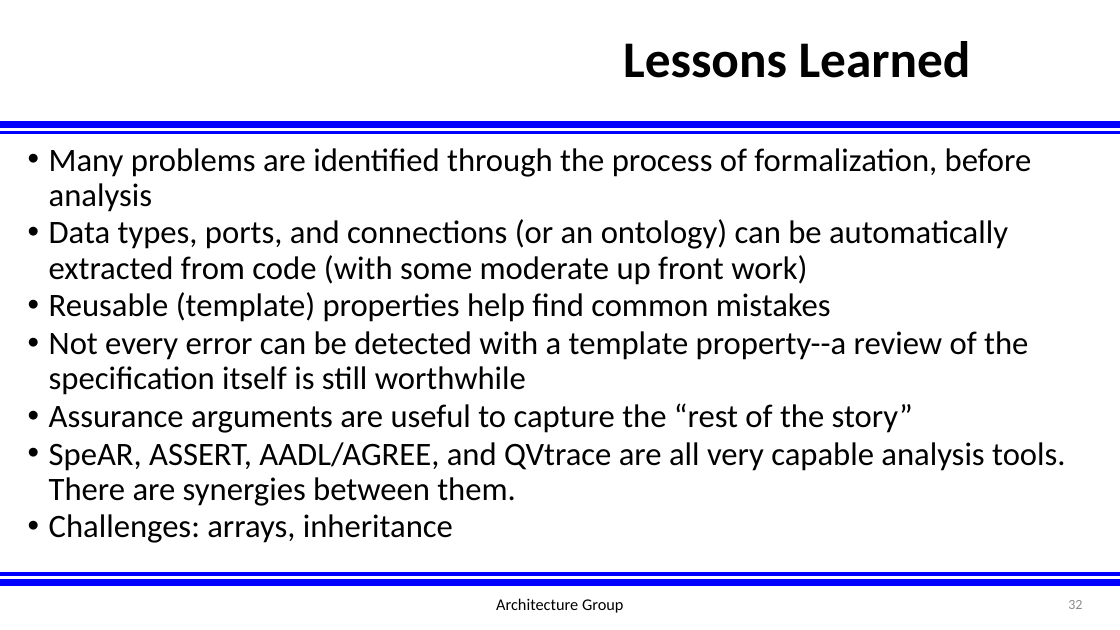
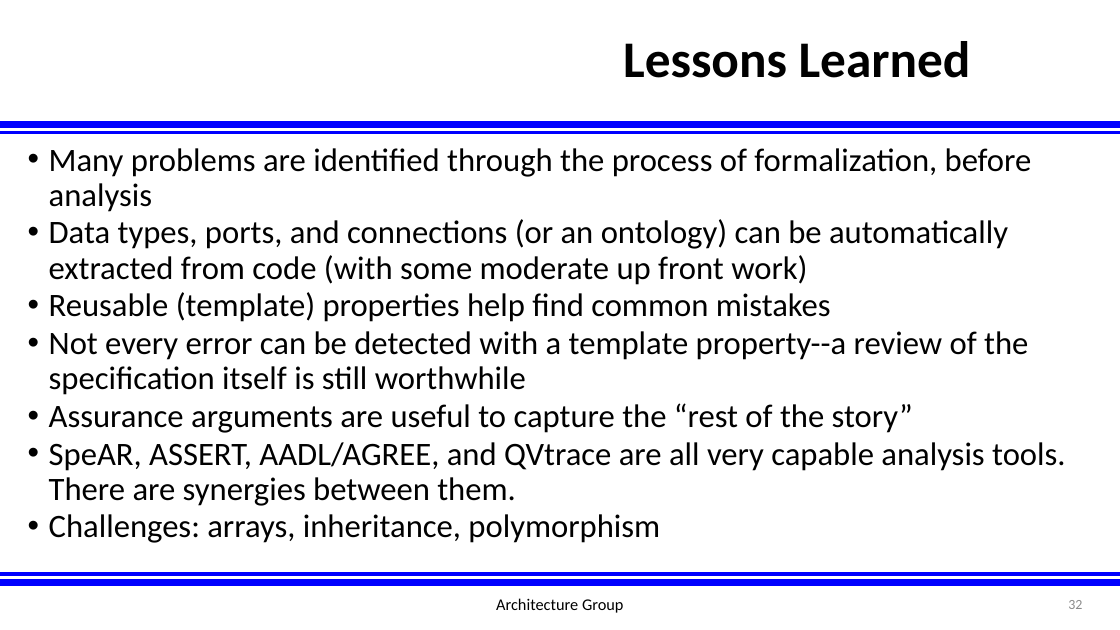
Before and after one commit to afrl-rq/OpenUxAS-SoI, a slide deck: slide 32 of presentations/S5_SoI_Architecture_Group.pptx. Drawn at 1120x630 pixels with LibreOffice and Linux fonts; fonts in the diff are those of the drawing; background and template pictures are left out. Boxes give left, top, right and bottom in pixels: in the first picture for what was removed or moved away, otherwise in the second. Text is boxed around its words. In the diff, an @@ line names an element or a change of style, - is before the commit and + after.

```diff
--- a/presentations/S5_SoI_Architecture_Group.pptx
+++ b/presentations/S5_SoI_Architecture_Group.pptx
@@ text at (x1=49, y1=514, x2=660, y2=543): text changed @@
-• Challenges: arrays, inheritance
+• Challenges: arrays, inheritance, polymorphism
```
Also in this commit, not shown: 4 other slides changed.
